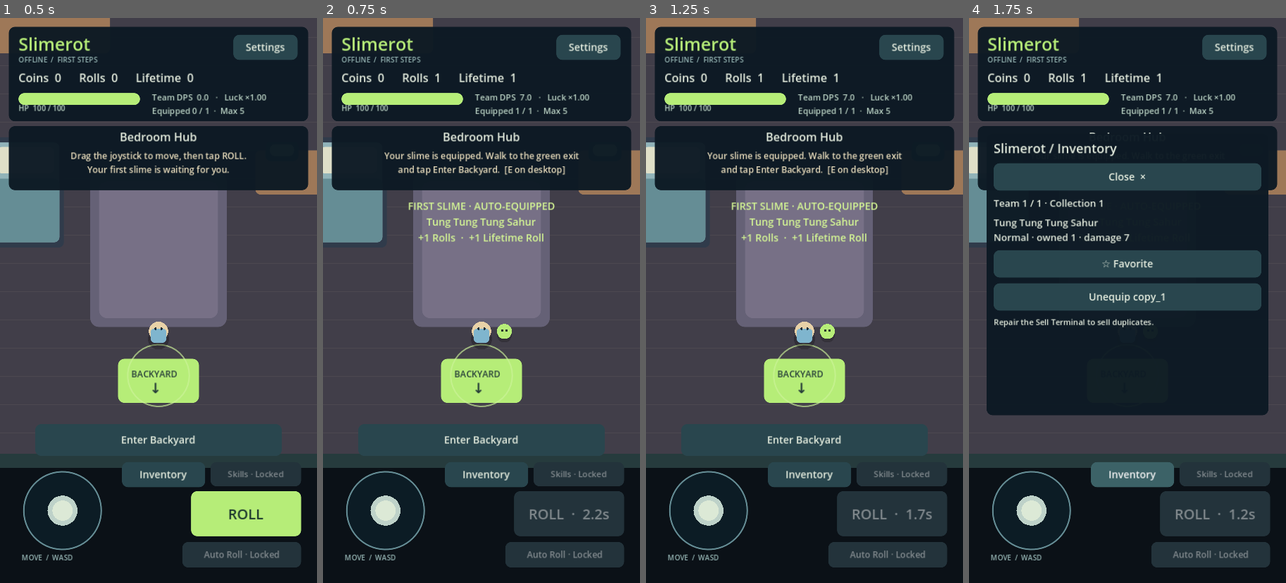
Above: before the commit, frames 1-4 (left to right).
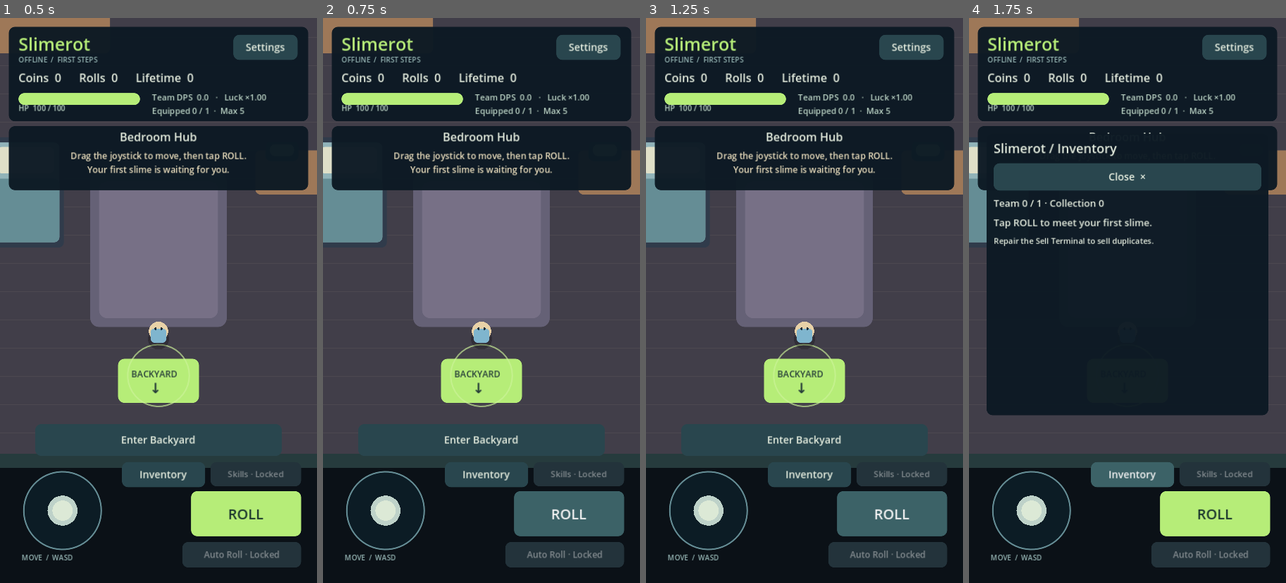
Above: after the commit, the same moments.

Repository: kristijannema-ai/Slimerot
Game: Godot game, scene res://scenes/Slimerot.tscn
Two runs of this game, one before a commit and one after it. Both use one fixed random seed, a clock stepped at 60 frames per second and the inputs below.
Inputs:
- Up to frame 1 (0.5 s): no input
- Up to frame 2 (0.75 s): click "ROLL" at 0.5 s
- Up to frame 3 (1.25 s): no input
- Up to frame 4 (1.75 s): click "Inventory" at 1.25 s

Frame 1 is identical in both runs. In frame 2, 4.7% of the frame differs, in the area x 19-95%, y 9-92%; in frame 3, 4.7%; in frame 4, 12%, in the area x 7-96%, y 9-92%.
Error before the commit: Invalid call. Nonexistent function 'effective_luck' in base 'Node (SlimerotRollManager.gd)'. (res://scripts/managers/SlimerotGameState.gd:41)
Error after the commit: Invalid access to property or key 'variant_sense' on a base object of type 'Dictionary'. (res://scripts/managers/SlimerotRollManager.gd:81)

Commit message:
Implement Slimerot stage two: scripts/managers/SlimerotRollManager.gd

Diff:
--- a/scripts/managers/SlimerotRollManager.gd
+++ b/scripts/managers/SlimerotRollManager.gd
@@ -1,48 +1,149 @@
 extends Node
 
 signal revealed(slime_id: String, variant: String, first_roll: bool)
+signal result_committed(result: Dictionary)
+signal reveal_finished
 var cooldown_remaining := 0.0
 var completing := false
 var rng := RandomNumberGenerator.new()
+var variant_rng := RandomNumberGenerator.new()
+var reveal_remaining := 0.0
+var reveal_queue: Array[Dictionary] = []
+var active_reveal: Dictionary = {}
+var last_result: Dictionary = {}
 
 func _ready() -> void:
 	rng.randomize()
+	variant_rng.randomize()
 
 func _process(delta: float) -> void:
-	if GameState.suspended:
+	if GameState.is_paused():
 		return
 	cooldown_remaining = maxf(0.0, cooldown_remaining - delta)
+	if not active_reveal.is_empty():
+		reveal_remaining = maxf(0.0, reveal_remaining - delta)
+		if reveal_remaining == 0.0:
+			finish_reveal()
 	if GameState.settings.auto_roll_state and SkillTreeManager.derived_stats().auto_roll:
 		request_roll()
 
+func effective_luck() -> float:
+	var stats := SkillTreeManager.derived_stats()
+	var luck: float = stats.luck
+	if GameState.potion_remaining_seconds > 0.0:
+		luck *= GameState.active_potion_multiplier
+	return luck
+
+func rolling_luck() -> float:
+	var luck := effective_luck()
+	if SkillTreeManager.derived_stats().breakthrough_count > 0:
+		var cap: float = GameState.settings.luck_cap
+		if cap in SlimerotBalance.LUCK_CAPS.values() and cap > 0.0:
+			luck = minf(luck, cap)
+	return luck
+
+func set_luck_cap(cap: float) -> bool:
+	if cap not in SlimerotBalance.LUCK_CAPS.values() or SkillTreeManager.derived_stats().breakthrough_count == 0:
+		return false
+	GameState.settings.luck_cap = cap
+	GameState.changed.emit()
+	GameState.critical_change.emit("settings")
+	return true
+
+func select_base(luck: float, uniform: float, highest_zone: int) -> String:
+	assert(uniform > 0.0 and uniform <= 1.0)
+	var score := luck / uniform
+	var selected := SlimerotBalance.FIRST_SLIME
+	for slime in SlimeDatabase.eligible(highest_zone):
+		if slime.rarity_threshold <= score:
+			selected = slime.id
+	return selected
+
+func select_variant(uniform: float, variant_sense: bool = false) -> String:
+	assert(uniform >= 0.0 and uniform < 1.0)
+	var multiplier := SlimerotBalance.VARIANT_SENSE_MULTIPLIER if variant_sense else 1.0
+	var cumulative := 0.0
+	# Exclusive intervals preserve each listed marginal chance.
+	for variant in ["golden", "glitched", "shiny"]:
+		cumulative += SlimerotBalance.VARIANT_DATA[variant].chance * multiplier
+		if uniform < cumulative:
+			return variant
+	return "normal"
+
 func request_roll() -> bool:
-	if completing or cooldown_remaining > 0.0 or GameState.suspended:
+	if completing or cooldown_remaining > 0.0 or GameState.is_paused():
 		return false
 	completing = true
 	var first := GameState.lifetime_rolls == 0
-	var selected := SlimerotBalance.FIRST_SLIME
-	if not first:
-		# Threshold selection is extensible; only supplied stage-one content is in the pool.
-		var luck: float = SkillTreeManager.derived_stats().luck
-		var score := luck / maxf(rng.randf(), 0.000000001)
-		var best := 0
-		for slime in SlimeDatabase.eligible(GameState.highest_zone_unlocked):
-			if slime.rarity_threshold <= score and slime.rarity_threshold > best:
-				selected = slime.id
-				best = slime.rarity_threshold
-	var copy_id := InventoryManager.add_copy(selected)
+	# randi spans 0..2^32-1: U is strictly (0,1], with no clamped tail.
+	var uniform := (float(rng.randi()) + 1.0) / 4294967296.0
+	var selected := SlimerotBalance.FIRST_SLIME if first else select_base(rolling_luck(), uniform, GameState.highest_zone_unlocked)
+	var variant := select_variant(float(variant_rng.randi()) / 4294967296.0, SkillTreeManager.derived_stats().variant_sense)
+	var first_discovery := not InventoryManager.discoveries.has(selected)
+	var copy_id := InventoryManager.add_copy(selected, variant, false)
 	if copy_id.is_empty():
 		completing = false
 		return false
-	# One synchronous transaction, independent of movement and reveal animation.
+	# This is the sole Rolls minting path. UI skipping never repeats the transaction.
 	GameState.rolls_balance += 1
 	GameState.lifetime_rolls += 1
 	cooldown_remaining = SkillTreeManager.derived_stats().roll_cooldown
 	if first:
-		InventoryManager.equip(copy_id)
+		InventoryManager.equipped_copy_ids.assign([copy_id])
+	var slime := SlimeDatabase.get_slime(selected)
+	GameState.rarest_threshold_reached = maxi(GameState.rarest_threshold_reached, slime.rarity_threshold)
+	GameState.highest_luck = maxf(GameState.highest_luck, effective_luck())
+	GameState.best_team_dps = maxf(GameState.best_team_dps, InventoryManager.team_dps())
+	last_result = {"slime_id": selected, "variant": variant, "first_roll": first, "first_discovery": first_discovery,
+		"threshold": slime.rarity_threshold, "copy_id": copy_id}
 	GameState.changed.emit()
-	revealed.emit(selected, "normal", first)
-	if first or SlimeDatabase.get_slime(selected).rarity_threshold >= 10000:
+	result_committed.emit(last_result.duplicate())
+	queue_reveal(last_result)
+	if first or slime.rarity_threshold >= 10000:
 		GameState.critical_change.emit("first_or_rare_roll")
 	completing = false
 	return true
+
+func reveal_duration(threshold: int, first_discovery: bool) -> float:
+	if threshold < 100:
+		return 0.20 if SkillTreeManager.derived_stats().skip_common else 0.35
+	if threshold < 10000: return 0.65
+	if threshold < 100000: return 1.10
+	if threshold < 1000000: return 1.70
+	return 2.80 if first_discovery else 1.0
+
+func queue_reveal(result: Dictionary) -> void:
+	if active_reveal.is_empty():
+		start_reveal(result)
+	elif active_reveal.threshold >= 1000000 and active_reveal.first_discovery:
+		reveal_queue.append(result.duplicate())
+	else:
+		# Replace skippable visual feedback; committed ownership and currency persist.
+		active_reveal.clear()
+		reveal_finished.emit()
+		start_reveal(result)
+
+func start_reveal(result: Dictionary) -> void:
+	active_reveal = result.duplicate()
+	reveal_remaining = reveal_duration(result.threshold, result.first_discovery)
+	revealed.emit(result.slime_id, result.variant, result.first_roll)
+
+func skip_reveal() -> bool:
+	if active_reveal.is_empty() or (active_reveal.threshold >= 1000000 and active_reveal.first_discovery):
+		return false
+	finish_reveal()
+	return true
+
+func finish_reveal() -> void:
+	active_reveal.clear()
+	reveal_remaining = 0.0
+	reveal_finished.emit()
+	if not reveal_queue.is_empty():
+		start_reveal(reveal_queue.pop_front())
+
+func reset() -> void:
+	cooldown_remaining = 0.0
+	completing = false
+	reveal_queue.clear()
+	last_result.clear()
+	finish_reveal()
